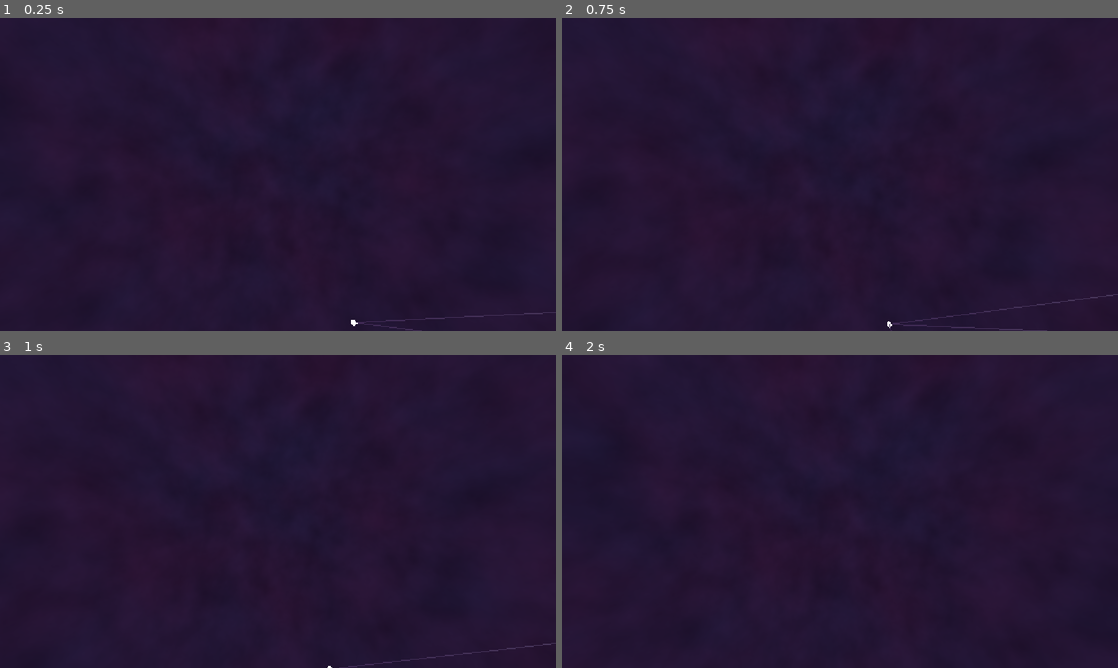
Above: before the commit, frames 1-4 (two rows, left to right).
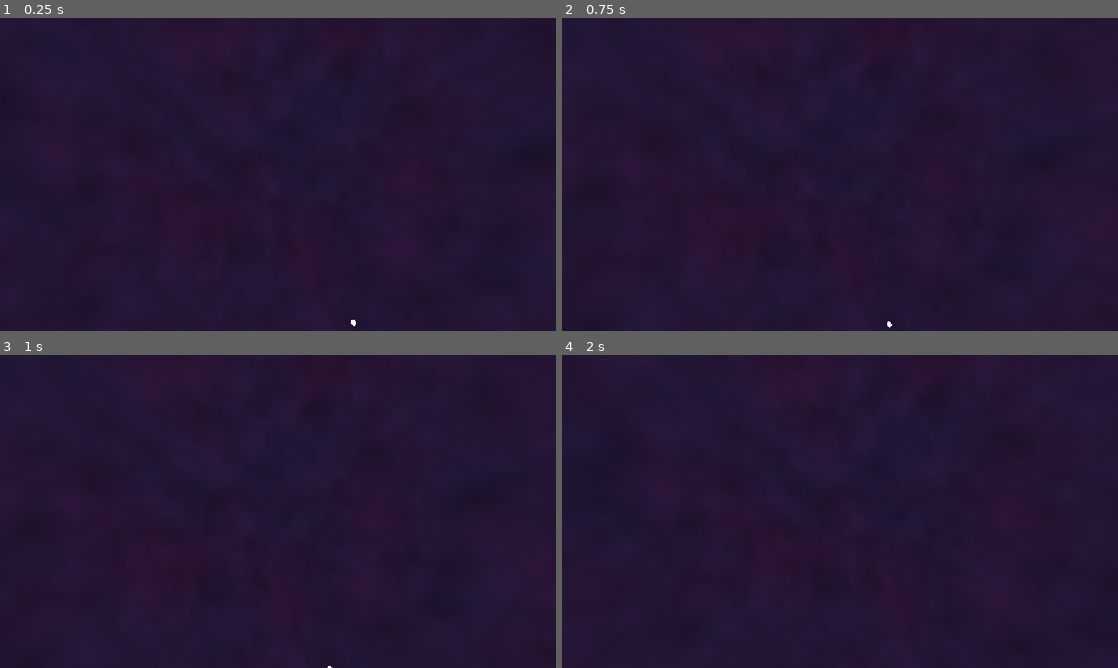
Above: after the commit, the same moments.

Repository: JohnnyEch0/embedding-test
Game: Godot game, scene res://main.tscn
Same seed, same stepped clock (60 frames per second), same inputs: the game is played once before the commit and once after it.
Inputs (mouse positions are in pixels of both pictures, inside the frame that each line leads up to):
- Up to frame 1 (0.25 s): no input
- Up to frame 2 (0.75 s): tap Enter at 0.5 s; move the mouse to (867, 174) at 0.52 s; hold W (move_forward) from 0.53 s (still down)
- Up to frame 3 (1 s): keep holding W (move_forward)
- Up to frame 4 (2 s): keep holding W (move_forward); move the mouse to (812, 511) at 1.27 s

The runs differ from the first frame. In frame 1, 0.1% of the frame differs, in the area x 64-100%, y 94-100%; in frame 2, 0.2%, in the area x 58-100%, y 88-100%; in frame 3, 0.1%; in frame 4, nothing differs.

Commit message:
Debug View with bounds box, word-to-word and word-to-center lines

Diff:
--- a/godot/main.gd
+++ b/godot/main.gd
@@ -1,5 +1,12 @@
 extends Node3D
 @onready var stars_node = $"Spheres"
+
+
+const DEBUG_ACTIONS := {
+	&"debug_word_connection_lines": &"word_connections",
+	&"debug_origin_lines": &"word_to_origin",
+	&"debug_sentence_bounds_box": &"sentence_bounds_box",
+} #action names to debug panelnames
 
 # Called when the node enters the scene tree for the first time.
 func _ready() -> void:
@@ -22,5 +29,8 @@
 	if event.is_action_released("debug_view"):
 		for star:EmbStar in stars_node.stars:
 			star.label.visibility_range_end = 5
-
+	for action in DEBUG_ACTIONS:
+		if event.is_action_pressed(action):
+			print("Event is action pressed %s  --> %s" % [action, DEBUG_ACTIONS[action]]  )
+			stars_node.toggle_debug(DEBUG_ACTIONS[action])
 	pass
--- a/godot/project.godot
+++ b/godot/project.godot
@@ -63,6 +63,21 @@
 "events": [Object(InputEventKey,"resource_local_to_scene":false,"resource_name":"","device":-1,"window_id":0,"alt_press …(192 unchanged characters)…
 ]
 }
+debug_word_connection_lines={
+"deadzone": 0.2,
+"events": [Object(InputEventKey,"resource_local_to_scene":false,"resource_name":"","device":-1,"window_id":0,"alt_pressed":false,"shift_pressed":false,"ctrl_pressed":true,"meta_pressed":false,"pressed":false,"keycode":0,"physical_keycode":49,"key_label":0,"unicode":49,"location":0,"echo":false,"script":null)
+]
+}
+debug_origin_lines={
+"deadzone": 0.2,
+"events": [Object(InputEventKey,"resource_local_to_scene":false,"resource_name":"","device":-1,"window_id":0,"alt_pressed":false,"shift_pressed":false,"ctrl_pressed":true,"meta_pressed":false,"pressed":false,"keycode":0,"physical_keycode":50,"key_label":0,"unicode":50,"location":0,"echo":false,"script":null)
+]
+}
+debug_sentence_bounds_box={
+"deadzone": 0.2,
+"events": [Object(InputEventKey,"resource_local_to_scene":false,"resource_name":"","device":-1,"window_id":0,"alt_pressed":false,"shift_pressed":false,"ctrl_pressed":true,"meta_pressed":false,"pressed":false,"keycode":0,"physical_keycode":51,"key_label":0,"unicode":51,"location":0,"echo":false,"script":null)
+]
+}
 
 [physics]
 
--- a/godot/spheres.gd
+++ b/godot/spheres.gd
@@ -74,6 +74,40 @@
 
 	create_stars(star_data)
 
+
+
+func find_cluster_volume(star_data: Array[EmbStarData]):
+
+	var minima = Vector3i(INF, INF, INF)
+	var maxima = Vector3i(-INF, -INF, -INF)
+	for d in star_data:
+		minima = minima.min(d.spawn_pos)
+		maxima = maxima.max(d.spawn_pos)
+
+	return AABB(minima, maxima-minima)
+func find_cluster_cone(star_data: Array[EmbStarData]) -> Dictionary:
+	var sum := Vector3.ZERO
+	var r_min := INF
+	var r_max := 0.0
+	for d in star_data:
+		var r := d.spawn_pos.length()
+		if r < 0.0001: continue  # direction undefined at origin
+		r_min = minf(r_min, r)
+		r_max = maxf(r_max, r)
+		sum += d.spawn_pos / r
+	if sum.length() < 0.0001:
+		return {}  # directions cancel out, no meaningful cone
+	var m := sum.normalized()
+	var theta := 0.0
+	for d in star_data:
+		if d.spawn_pos.length() < 0.0001: continue
+		theta = maxf(theta, m.angle_to(d.spawn_pos))
+	var omega := TAU * (1.0 - cos(theta))
+	return {
+		"axis": m, "half_angle": theta, "solid_angle": omega,
+		"r_min": r_min, "r_max": r_max,
+		"volume": omega / 3.0 * (pow(r_max, 3) - pow(r_min, 3)),
+	}
 func create_stars(star_data) -> void:
 	var pairs: Array = []
 	var prev: MeshInstance3D = null
@@ -88,12 +122,19 @@
 		prev = inst
 
 	if show_lines:
-		draw_lines(pairs)
+		register_debug(&"word_connections", draw_lines(pairs))
 	if draw_lines_origin:
 		pairs = []
 		for sd in star_data:
 			pairs.append([sd.spawn_pos, ORIGIN])
-		draw_lines(pairs)
+		register_debug(&"word_to_origin",draw_lines(pairs))
+	var min_max = find_cluster_volume(star_data)
+	# var cone = find_cluster_cone(star_data)
+	print(min_max)
+	var bounds_box = MeshInstance3D.new()
+	add_child(bounds_box)
+	draw_aabb(bounds_box, min_max)
+	register_debug(&"sentence_bounds_box", bounds_box)
 
 
 func draw_lines(pairs: Array):
@@ -109,3 +150,31 @@
 	var line_inst := MeshInstance3D.new()
 	line_inst.mesh = mesh
 	add_child(line_inst)
+	return line_inst
+
+func draw_aabb(mi: MeshInstance3D, box: AABB, color := Color.YELLOW) -> void:
+	var mat := StandardMaterial3D.new()
+	mat.shading_mode = BaseMaterial3D.SHADING_MODE_UNSHADED
+	mat.albedo_color = color
+
+	var im := ImmediateMesh.new()
+	im.surface_begin(Mesh.PRIMITIVE_LINES, mat)
+	for i in 8:
+		for bit in [1, 2, 4]:
+			if i & bit == 0:  # edge = corners differing by one bit
+				im.surface_add_vertex(box.get_endpoint(i))
+				im.surface_add_vertex(box.get_endpoint(i | bit))
+	im.surface_end()
+	mi.mesh = im
+
+# ======================= debug register
+var debug_nodes: Dictionary = {}  # StringName -> Array[Node3D]
+
+func register_debug(key: StringName, node: Node3D) -> void:
+	node.visible = false  # hidden by default
+	debug_nodes.get_or_add(key, []).append(node)  # get_or_add: Godot 4.3+
+
+func toggle_debug(key: StringName) -> void:
+	print("Toggle %s" % key)
+	for n: Node3D in debug_nodes.get(key, []):
+		n.visible = not n.visible
